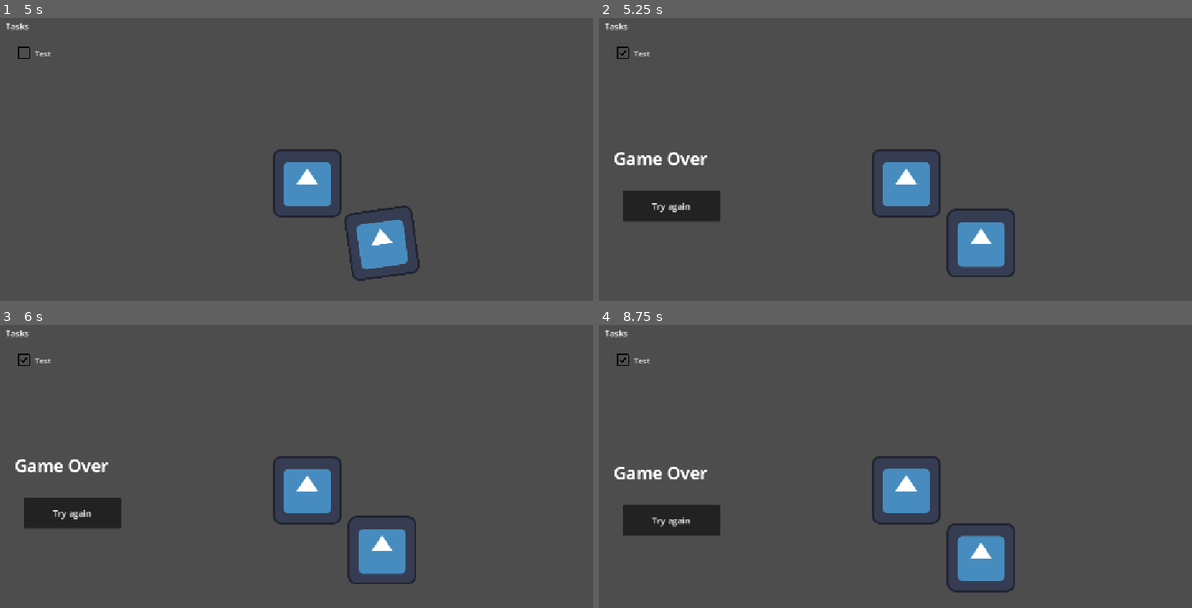
Above: before the commit, frames 1-4 (two rows, left to right).
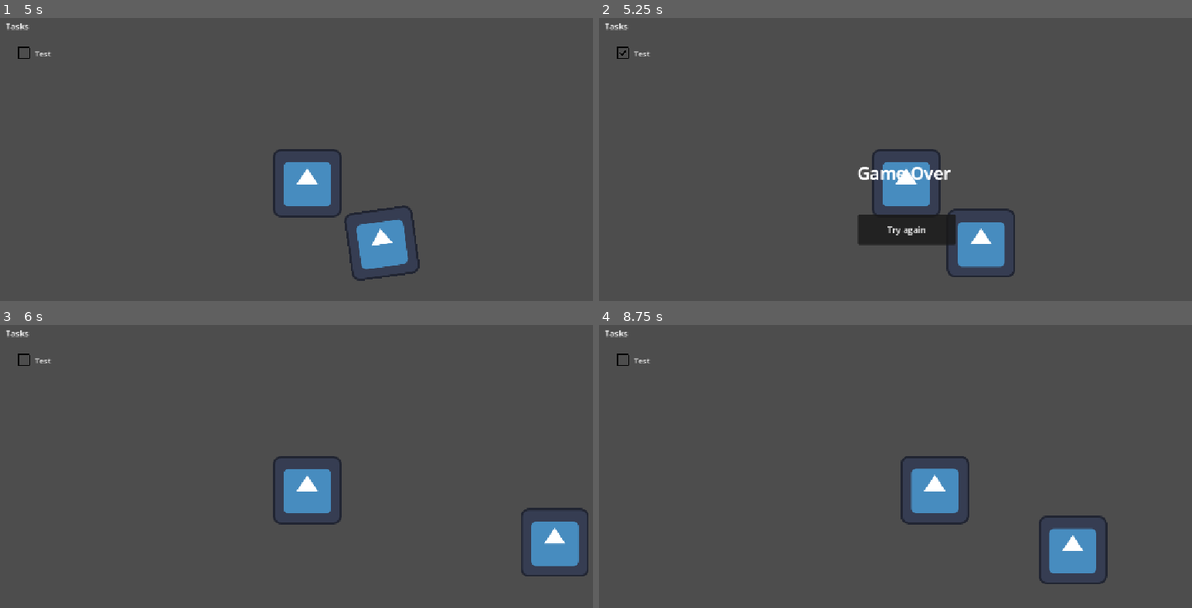
Above: after the commit, the same moments.

Repository: CaueAnjos/Ordinary
Game: Godot game, scene res://scenes/maps/testmap.tscn
Same seed, same stepped clock (60 frames per second), same inputs: the game is played once before the commit and once after it. The engine's default icon, where the game draws it, is replaced by a stand-in: a white triangle on a blue panel in a dark square.
Inputs (mouse positions are in pixels of both pictures, inside the frame that each line leads up to):
- Up to frame 1 (5 s): tap Enter at 0.5 s; hold E (Interact) 0.53-1.28 s; hold D (MoveRight) 0.53-2.03 s; tap W (MoveFoward) at 1.35, 2.85, 4.35 s; hold E (Interact) 2.03-2.78 s; hold A (MoveLeft) 2.03-3.53 s; hold S (MoveBackward) 3.53-4.28 s; hold E (Interact) 3.53-4.28 s; hold D (MoveRight) from 4.28 s (still down)
- Up to frame 2 (5.25 s): keep holding D (MoveRight); hold E (Interact) from 5.03 s (still down)
- Up to frame 3 (6 s): release D (MoveRight) at 5.75 s; release E (Interact) at 5.75 s; click "Try again" at 5.75 s
- Up to frame 4 (8.75 s): click (670, 511) at 6.5 s, where only the run before the commit has a clickable "Try again"; click (670, 511) at 7.25 s, where only the run before the commit has a clickable "Try again"; tap Space at 8 s; hold D (MoveRight) from 8.03 s (still down); tap W (MoveFoward) at 8.1 s

Frame 1 is identical in both runs. In frame 2, 4.1% of the frame differs, in the area x 2-61%, y 47-81%; in frame 3, 5.3%; in frame 4, 7.4%, in the area x 2-86%, y 11-95%.

Commit message:
fix: fix game over screen and player input on the game over

Diff:
--- a/src/Ordinary/scenes/maps/testmap.tscn
+++ b/src/Ordinary/scenes/maps/testmap.tscn
@@ -17,9 +17,9 @@
 [node name="Interactable1" parent="." unique_id=1891914535 instance=ExtResource("2_fcinl")]
 position = Vector2(590, 155)
 
-[node name="CanvasLayer" type="CanvasLayer" parent="." unique_id=876166243]
+[node name="UI" type="CanvasLayer" parent="." unique_id=876166243]
 
-[node name="TasksList" parent="CanvasLayer" unique_id=1070871434 instance=ExtResource("3_mgnd1")]
+[node name="TasksList" parent="UI" unique_id=1070871434 instance=ExtResource("3_mgnd1")]
 offset_left = 15.0
 offset_top = 17.0
 offset_right = 15.0
--- a/src/Ordinary/scripts/game_manager.gd
+++ b/src/Ordinary/scripts/game_manager.gd
@@ -9,10 +9,14 @@
 
 func game_over() -> void:
 	var game_over_screen = GAME_OVER_SCENE.instantiate()
-	get_tree().current_scene.add_child(game_over_screen)
+	get_tree().current_scene.get_node("UI").add_child(game_over_screen)
+	var player = get_tree().get_first_node_in_group("Player")
+	if player is Player:
+		player.enable_input(false)
 
 func game_win() -> void:
 	pass
 
 func restart_game() -> void:
 	get_tree().reload_current_scene()
+	GameState.restart_game_state()
--- a/src/Ordinary/scripts/game_state.gd
+++ b/src/Ordinary/scripts/game_state.gd
@@ -13,6 +13,7 @@
 signal exhaustion_reaches_max
 signal completed_task(String)
 signal completed_all_tasks
+signal win_game # this is dead code
 
 @export var tasks: Dictionary[String, bool]
 var completed_tasks_num := 0
